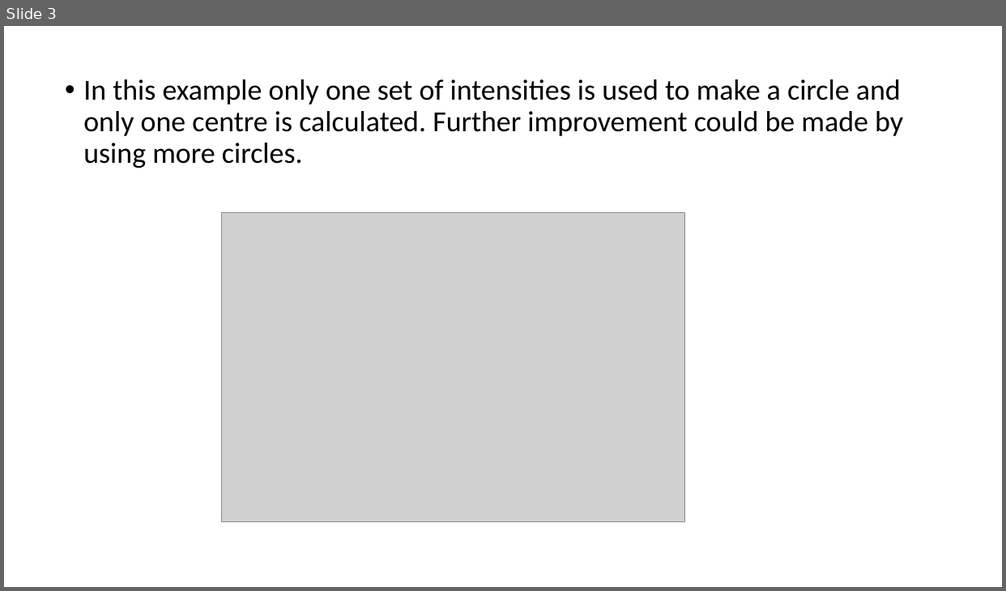
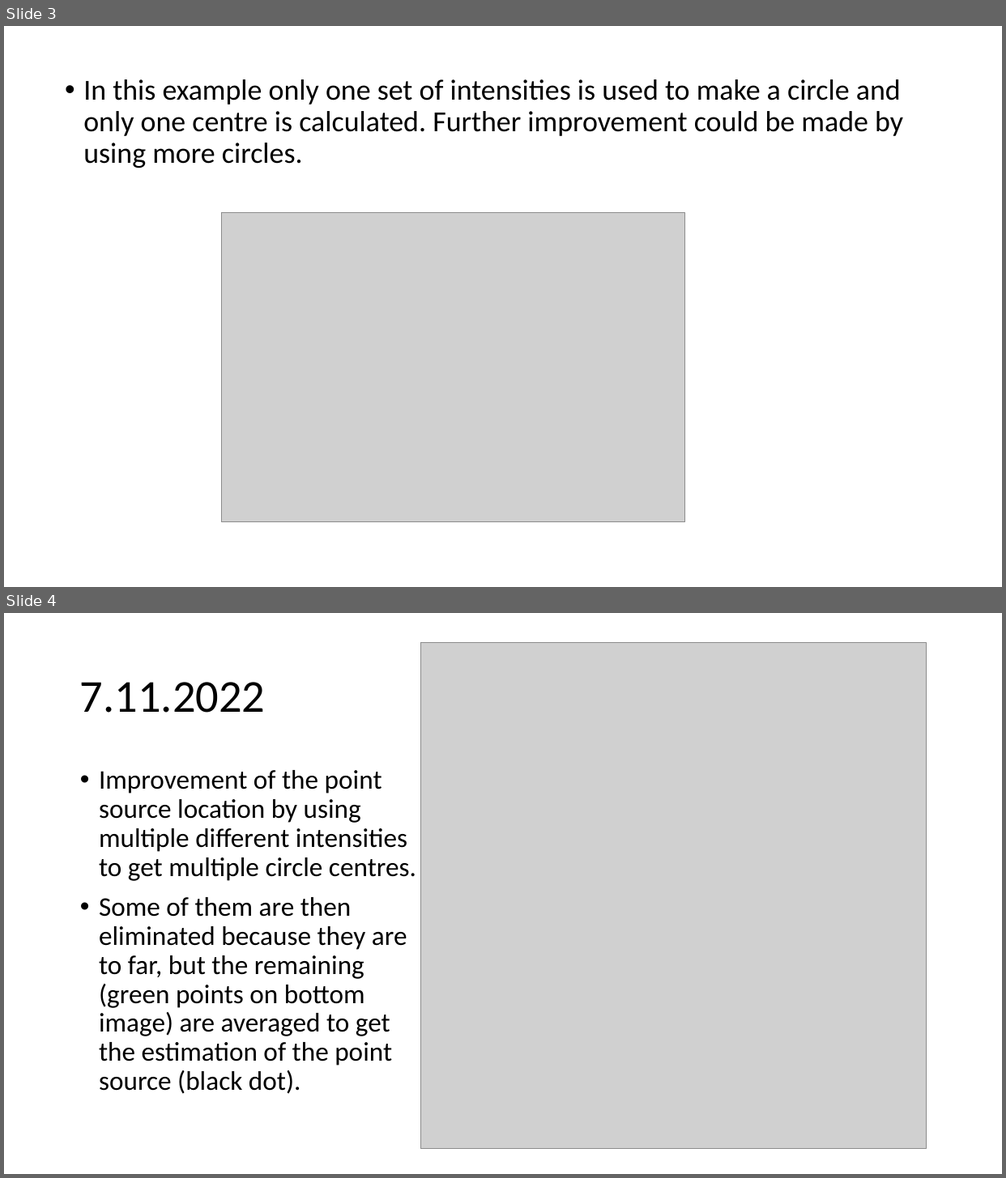
Before and after one commit to urhtrinko/DroneRadioactivity_student_job, a slide deck: reports/work_diary.pptx. Shown one above the other, each under a label of ours: slide 3 before the commit, slides 3 and 4 after it. The pictures are 1006x591 and 1006x1178 pixels, drawn with LibreOffice and Linux fonts; fonts in the diff are those of the drawing; grey boxes stand for pictures. Boxes give left, top, right and bottom in pixels: in the first picture for what was removed or moved away, otherwise in the second. Text is boxed around its words. In the diff, an @@ line names an element or a change of style, - is before the commit and + after.

Commit message:
Work on simple single source

```diff
--- a/reports/work_diary.pptx
+++ b/reports/work_diary.pptx
@@ slide 4 added at <box>4,613,1002,1174</box>, background #FFFFFF @@
@@ picture added at <box>421,643,927,1149</box> @@
@@ title added at <box>80,682,266,713</box>, 44 pt, text #000000 @@
+7.11.2022
@@ text added at <box>99,770,416,1094</box>, 25.9 pt, text #000000 @@
+• Improvement of the point source location by using multiple different intensities to get multiple circle centres.
+• Some of them are then eliminated because they are to far, but the remaining (green points on bottom image) are averaged to get the estimation of the point source (black dot).
```
Also in this commit, not shown: 2 other files.
